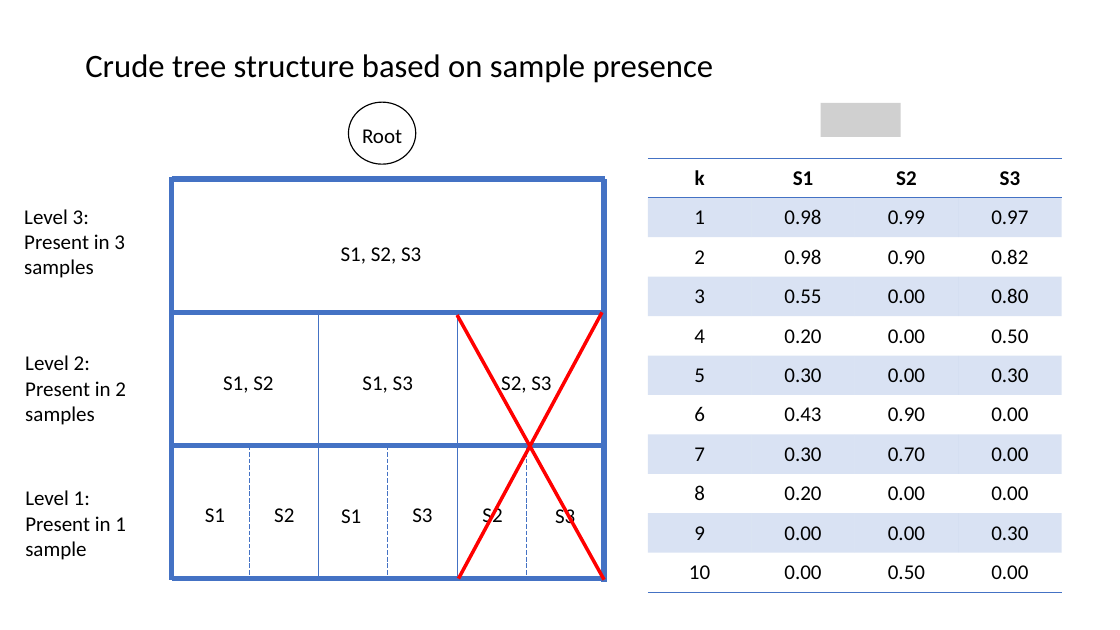
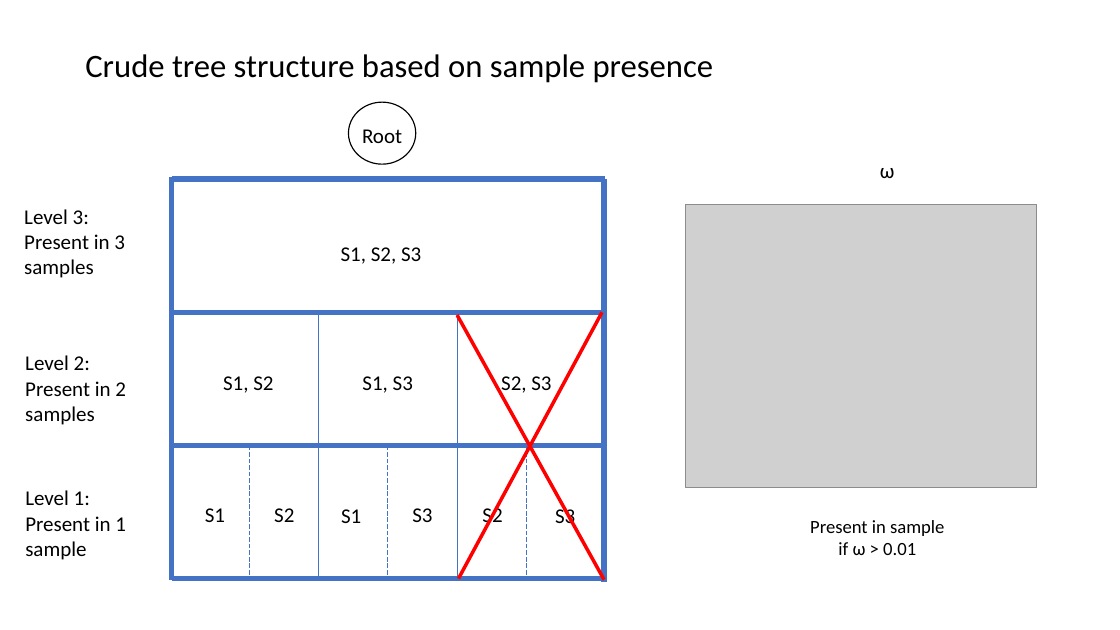
Before and after one commit to KarchinLab/pictograph, a slide deck: slide 6 of v6/figs/test-data-1.pptx. Drawn at 1120x630 pixels with LibreOffice and Linux fonts; fonts in the diff are those of the drawing; grey boxes stand for pictures. Boxes give left, top, right and bottom in pixels: in the first picture for what was removed or moved away, otherwise in the second. Text is boxed around its words. In the diff, an @@ line names an element or a change of style, - is before the commit and + after.

Commit message:
update slides

```diff
--- a/v6/figs/test-data-1.pptx
+++ b/v6/figs/test-data-1.pptx
@@ picture removed at (821,103,901,137) @@
@@ table removed at (648,159,1061,593), 11 rows, 4 columns @@
-k | S1 | S2 | S3
-1 | 0.98 | 0.99 | 0.97
-2 | 0.98 | 0.90 | 0.82
-3 | 0.55 | 0.00 | 0.80
-4 | 0.20 | 0.00 | 0.50
-5 | 0.30 | 0.00 | 0.30
-6 | 0.43 | 0.90 | 0.00
-7 | 0.30 | 0.70 | 0.00
-8 | 0.20 | 0.00 | 0.00
-9 | 0.00 | 0.00 | 0.30
-10 | 0.00 | 0.50 | 0.00
@@ text added at (880,168,895,178), 18 pt, text #000000 @@
+ω
@@ picture added at (686,204,1037,487) @@
@@ text added at (810,520,944,555), 16 pt, text #000000 @@
+Present in sample if ω > 0.01
```
Also in this commit, not shown: 5 other slides changed.
